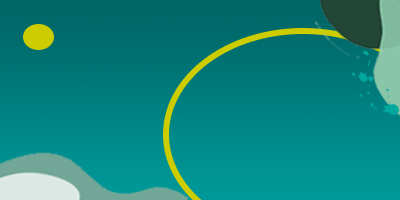
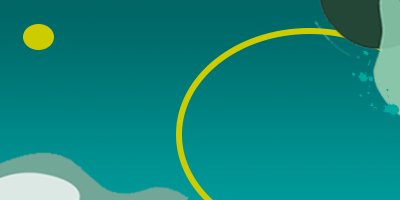
Layer changes from the first w=400, h=200 image to the second:
painted on "Ellipse 3" over [163, 28, 381, 200]
